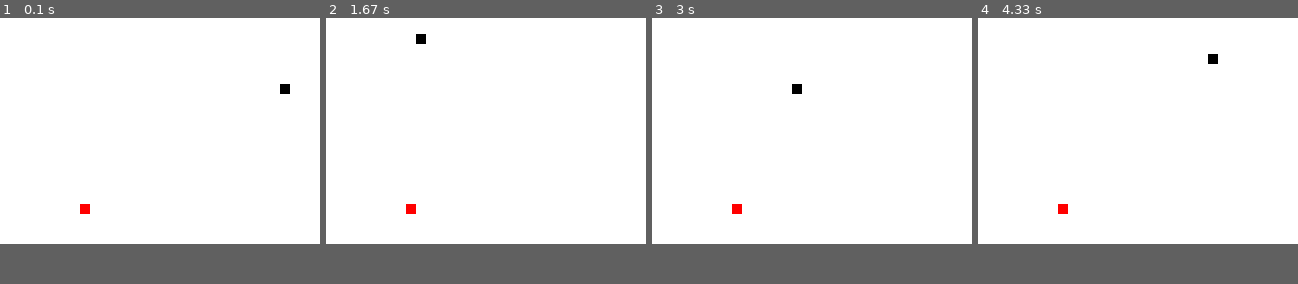
Above: before the commit, frames 1-4 (left to right).
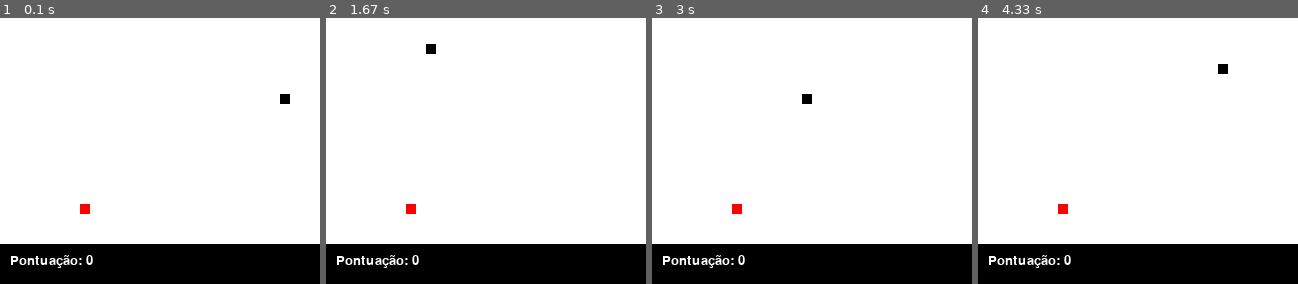
Above: after the commit, the same moments.

Repository: renanmascg/pygame_cobrinha
Game: pygame game, started from firstGame.py
Two runs of this game, one before a commit and one after it. Both use one fixed random seed, a clock stepped at 60 frames per second and the inputs below.
Inputs:
- Up to frame 1 (0.1 s): no input
- Up to frame 2 (1.67 s): hold Right 0.33-0.8 s; hold Up 0.83-1.13 s; hold Right 1.17-1.63 s
- Up to frame 3 (3 s): hold Down 2.23-2.53 s; hold Left 2.57-2.97 s
- Up to frame 4 (4.33 s): hold Up 3-3.37 s; hold Right 3.4-4.03 s; hold Down from 4.07 s (still down)
The window is 320x240 before the commit and 320x280 after it. Grey fills any space a smaller window leaves; there, only what the larger window draws over its background counts as a difference.

The runs differ from the first frame. In frame 1, 0.8% of the frame differs, in the area x 3-91%, y 24-94%; in frame 2, 0.8%; in frame 3, 0.8%; in frame 4, 0.8%.

Commit message:
Adiciona o placar de pontuaç

Diff:
--- a/firstGame.py
+++ b/firstGame.py
@@ -14,19 +14,20 @@
     print("Algo de errado ocorreu ao inicializar o python")
 
 largura = 320
-altura = 240
+altura = 280
 tamanho = 10  # pixels
+placar = 40
 
 # configuração da janela do jogo
 relogio = pygame.time.Clock()  # limitar a quantidade de frames por segundos
 fundo = pygame.display.set_mode(size=(largura, altura))
 pygame.display.set_caption("Snake")
-font = pygame.font.SysFont(None, 15)
 
 
-def texto(msg, cor):
+def texto(msg, cor, tam, x, y):
+    font = pygame.font.SysFont(None, tam)
     texto1 = font.render(msg, True, cor)
-    fundo.blit(texto1, [largura / 10, altura / 2])
+    fundo.blit(texto1, [x, y])
 
 
 def cobra(cobraXY):
@@ -45,7 +46,7 @@
     pos_y = randrange(0, (altura - tamanho), 10)
 
     maca_x = randrange(0, (largura - tamanho), 10)
-    maca_y = randrange(0, (altura - tamanho), 10)
+    maca_y = randrange(0, (altura - tamanho - placar), 10)
 
     velocidade_x = 0
     velocidade_y = 0
@@ -57,7 +58,7 @@
 
         while fim_de_jogo:
             fundo.fill(branco)
-            texto("Fim de Jogo, para continuar tecle C ou S para sair", vermelho)
+            texto("Fim de Jogo, para continuar tecle C ou S para sair", vermelho, 15, largura / 10, altura / 2)
             pygame.display.update()  # update para mostrar o ocorrido acima
             for event in pygame.event.get():
                 if event.type == pygame.QUIT:
@@ -113,18 +114,18 @@
 
         if pos_x == maca_x and pos_y == maca_y:
             maca_x = randrange(0, (largura - tamanho), 10)
-            maca_y = randrange(0, (altura - tamanho), 10)
+            maca_y = randrange(0, (altura - tamanho - placar), 10)
             cobra_comp += 1
 
-        if pos_x > largura:
+        if pos_x + tamanho > largura:
             pos_x = 0
         if pos_x < 0:
             pos_x = largura - tamanho  # inicia do outro lado
 
-        if pos_y > altura:
+        if pos_y + tamanho > altura - placar:
             pos_y = 0
         if pos_y < 0:
-            pos_y = altura - tamanho
+            pos_y = altura - tamanho - placar
 
         cobra_inicio = []
         cobra_inicio.append(pos_x)
@@ -135,6 +136,9 @@
             del cobra_XY[0]
         if any(bloco == cobra_inicio for bloco in cobra_XY[:-1]):
             fim_de_jogo = True
+
+        pygame.draw.rect(fundo, preto, [0, altura - placar, largura, placar])
+        texto("Pontuação: {}".format(cobra_comp - 1), branco, 20, 10, altura - 30)
 
         cobra(cobra_XY)
 
